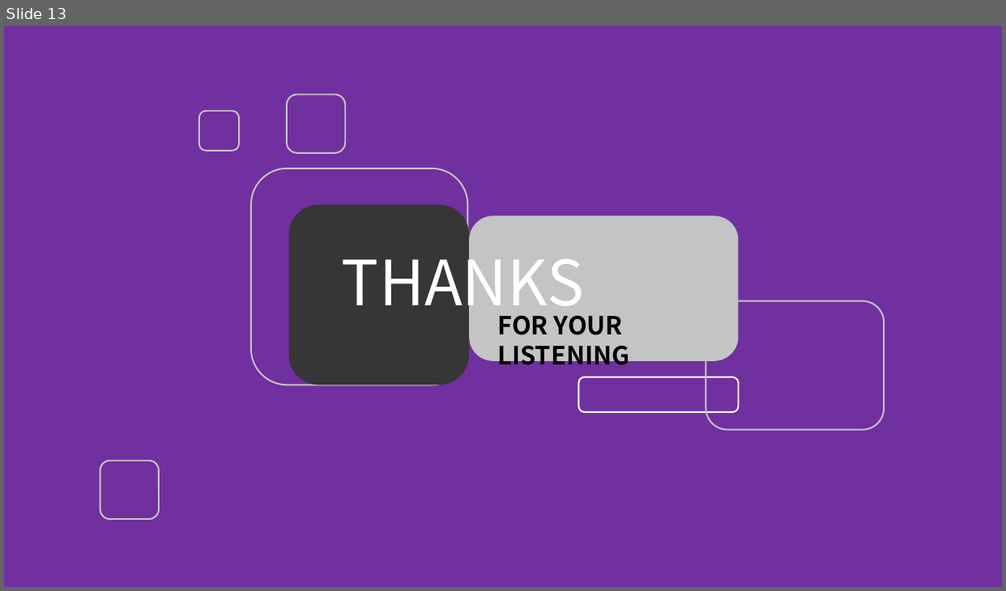
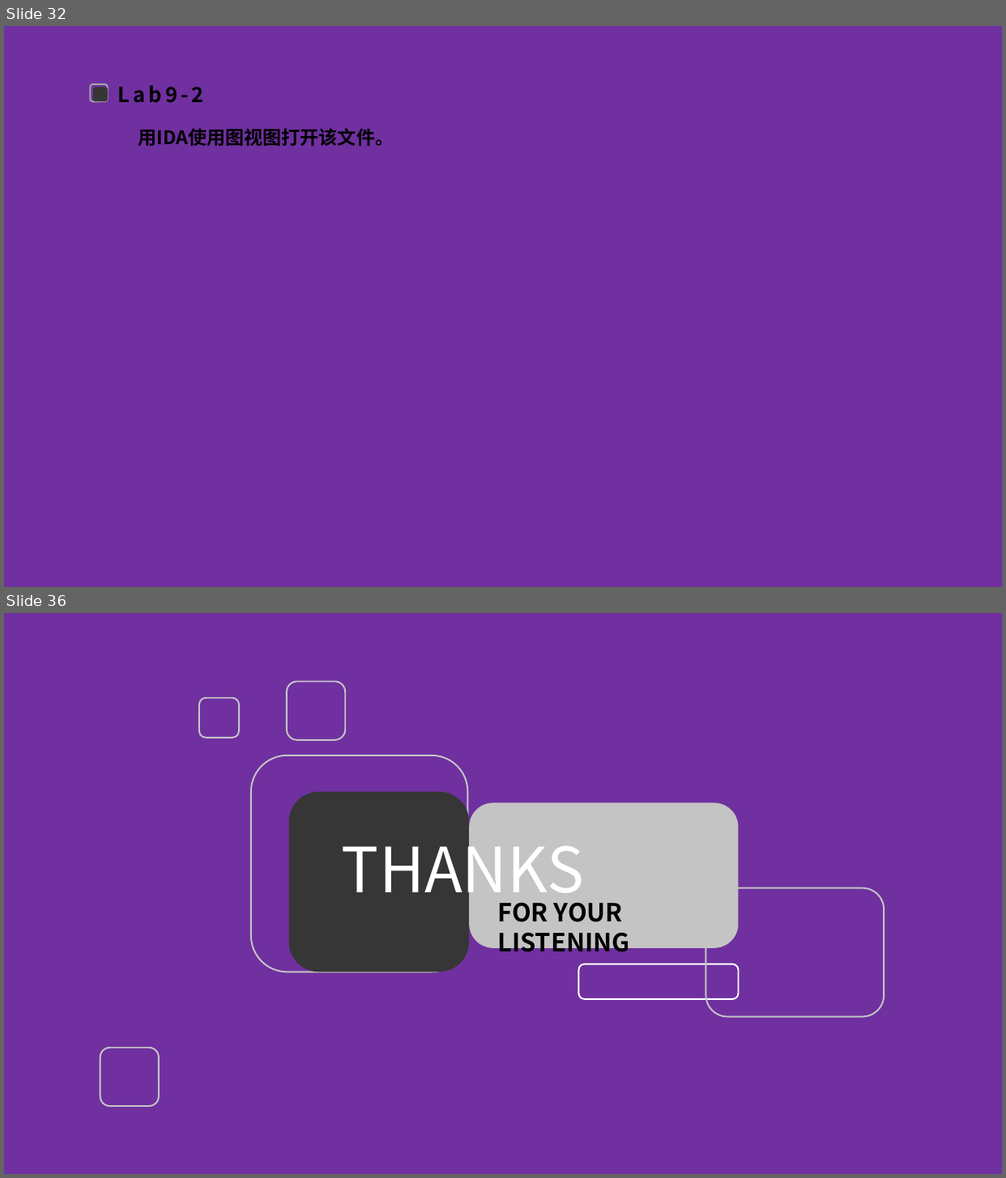
Before and after one commit to FlandreScarlet36/Malicious_code_labs, a slide deck: lab6/Lab6实验分享.pptx. Shown one above the other, each under a label of ours: slide 13 before the commit, slides 32 and 36 after it; the slides between them are not shown. The pictures are 1006x591 and 1006x1178 pixels, drawn with LibreOffice and Linux fonts; fonts in the diff are those of the drawing; background and template pictures are left out. Boxes give left, top, right and bottom in pixels: in the first picture for what was removed or moved away, otherwise in the second. Text is boxed around its words. In the diff, an @@ line names an element or a change of style, - is before the commit and + after.

```diff
--- a/lab6/Lab6实验分享.pptx
+++ b/lab6/Lab6实验分享.pptx
@@ slide 32 added at [4,26,1002,587], background picture (left out) @@
@@ rounded rectangle added at [90,84,108,101], outline #A3A3A3 1.5 pt @@
@@ rounded rectangle added at [93,88,108,101], fill #363636 @@
@@ text added at [118,85,204,103], 20 pt, text #000000, bold @@
+Lab9-2
@@ text added at [138,128,394,146], 18 pt, text #000000, bold @@
+用IDA使用图视图打开该文件。
@@ what was slide 13 is now slide 36 @@
```
Also in this commit, not shown: 3 slides changed, 31 other slides added, 9 slides removed, 2 other files.
